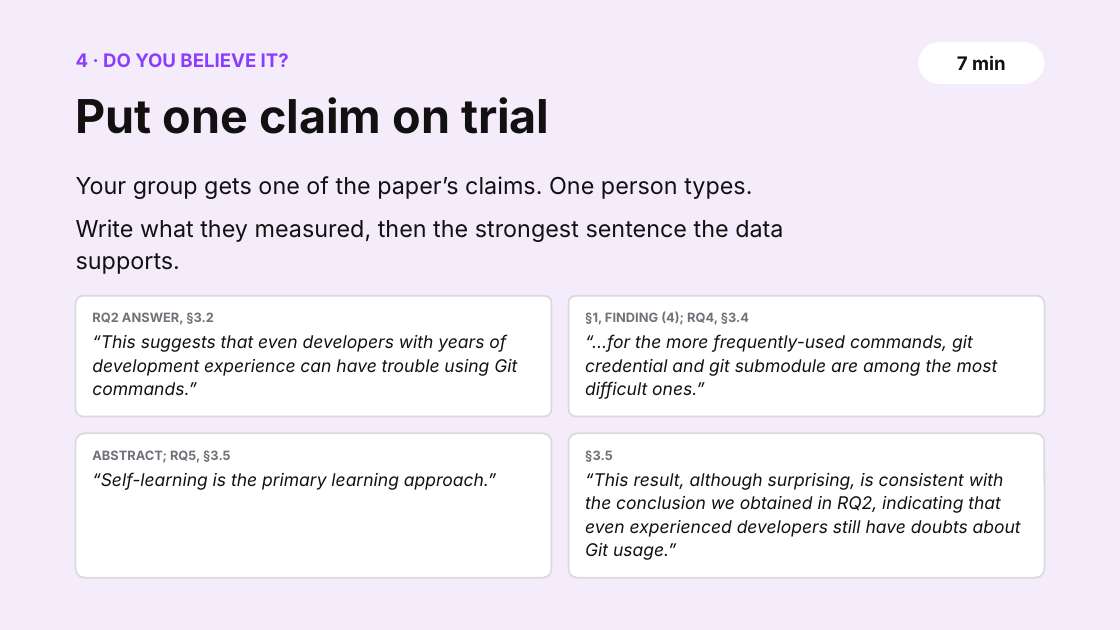
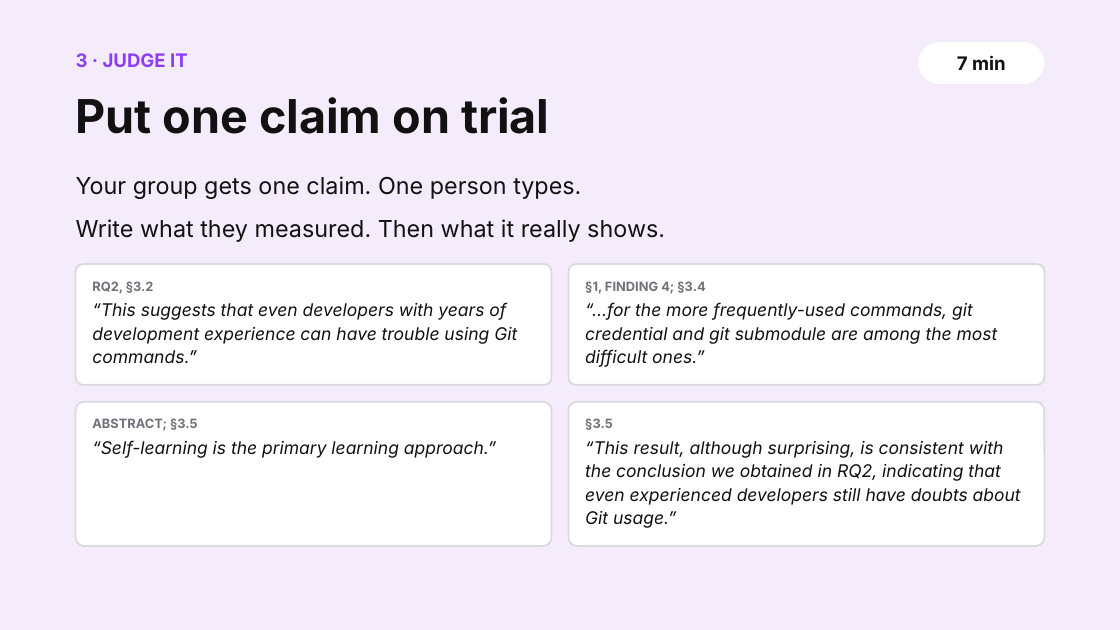
Before and after one commit to shubham3-ucb/cs294-pl, a slide deck: slide 16 of slides/thursday_app.pptx (slide 15 before the commit). Drawn at 1120x630 pixels with LibreOffice and Linux fonts; fonts in the diff are those of the drawing. Boxes give left, top, right and bottom in pixels: in the first picture for what was removed or moved away, otherwise in the second. Text is boxed around its words. In the diff, an @@ line names an element or a change of style, - is before the commit and + after.

```diff
--- a/slides/thursday_app.pptx
+++ b/slides/thursday_app.pptx
@@ text at [76, 53, 188, 67]: text changed @@
-4 · DO YOU BELIEVE IT?
+3 · JUDGE IT
@@ text at [76, 176, 665, 242]: text changed @@
-Your group gets one of the paper’s claims. One person types.
-Write what they measured, then the strongest sentence the data supports.
+Your group gets one claim. One person types.
+Write what they measured. Then what it really shows.
@@ 5 texts, 4 rounded rectangles: place and size @@
-5 texts, 4 rounded rectangles at [76, 296, 1045, 578]
+5 texts, 4 rounded rectangles at [76, 264, 1045, 546]
@@ text at [92, 281, 154, 294]: text changed @@
-RQ2 ANSWER, §3.2
+RQ2, §3.2
@@ text at [585, 281, 705, 294]: text changed @@
-§1, FINDING (4); RQ4, §3.4
+§1, FINDING 4; §3.4
@@ text at [92, 418, 198, 431]: text changed @@
-ABSTRACT; RQ5, §3.5
+ABSTRACT; §3.5
```
Also in this commit, not shown: 15 other slides changed, 5 slides added, 5 slides removed, 15 other files.
